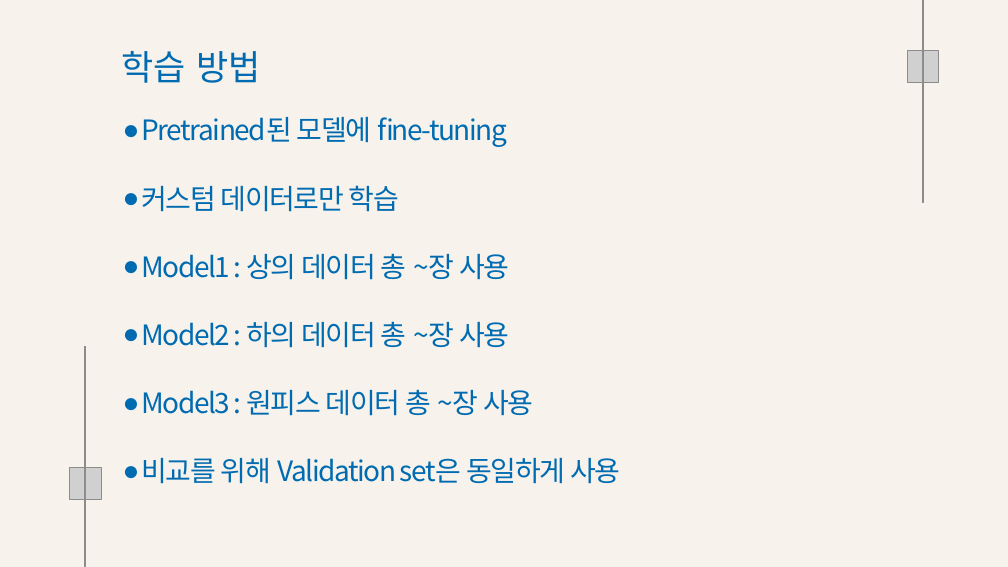
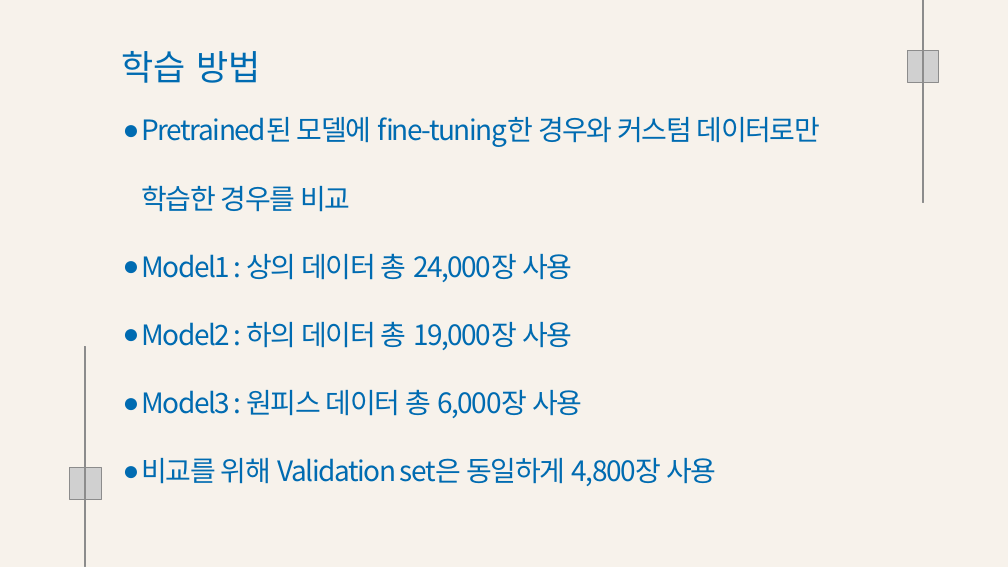
Before and after one commit to Playdata-G-DA35/DA35-final-team2-Item_Classification_RPA, a slide deck: slide 9 of documents/의류 카테고리 분류 모델 결과 보고서.pptx. Drawn at 1008x567 pixels with LibreOffice and Linux fonts; fonts in the diff are those of the drawing; grey boxes stand for pictures; background and template pictures are left out. Boxes give left, top, right and bottom in pixels: in the first picture for what was removed or moved away, otherwise in the second. Text is boxed around its words. In the diff, an @@ line names an element or a change of style, - is before the commit and + after.

```diff
--- a/documents/의류 카테고리 분류 모델 결과 보고서.pptx
+++ b/documents/의류 카테고리 분류 모델 결과 보고서.pptx
@@ text at (141, 117, 820, 486): text changed @@
-● Pretrained된 모델에 fine-tuning
-● 커스텀 데이터로만 학습
-● Model1 : 상의 데이터 총 ~장 사용
-● Model2 : 하의 데이터 총 ~장 사용
-● Model3 : 원피스 데이터 총 ~장 사용
-● 비교를 위해 Validation set은 동일하게 사용
+● Pretrained된 모델에 fine-tuning한 경우와 커스텀 데이터로만 학습한 경우를 비교
+● Model1 : 상의 데이터 총 24,000장 사용
+● Model2 : 하의 데이터 총 19,000장 사용
+● Model3 : 원피스 데이터 총 6,000장 사용
+● 비교를 위해 Validation set은 동일하게 4,800장 사용
```
Also in this commit, not shown: 7 other slides changed, 6 slides added, 10 slides removed, 7 other files.
